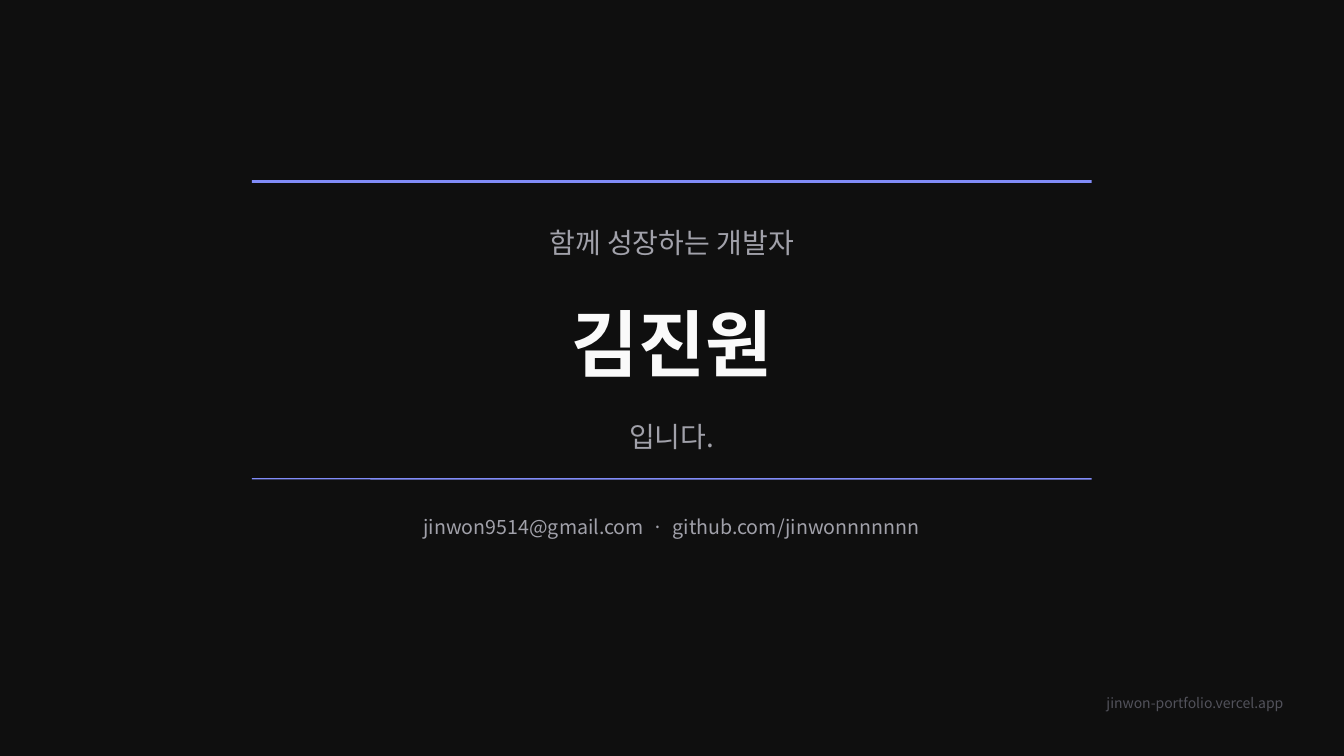
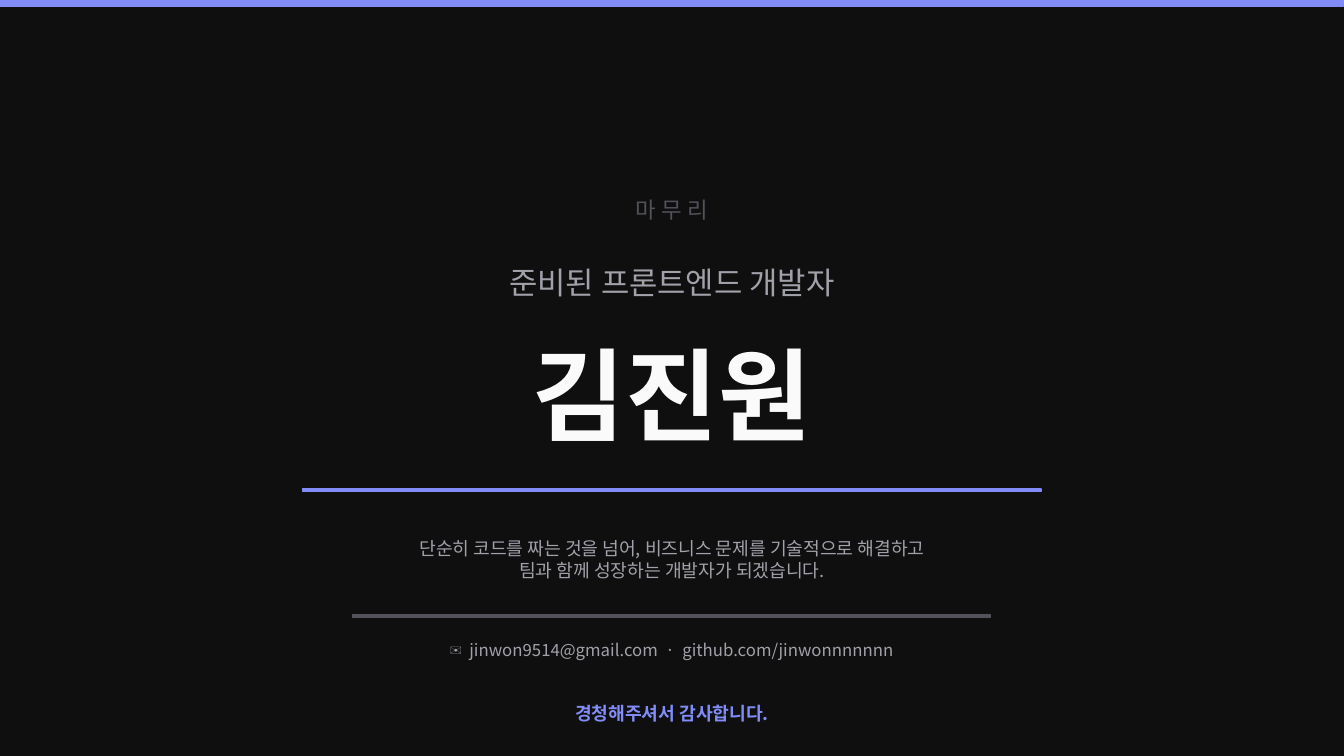
Before and after one commit to jinwonnnnnnn/jinwon-portfolio, a slide deck: slide 12 of apps/web/public/portfolio.pptx. Drawn at 1344x756 pixels with LibreOffice and Linux fonts; fonts in the diff are those of the drawing. Boxes give left, top, right and bottom in pixels: in the first picture for what was removed or moved away, otherwise in the second. Text is boxed around its words. In the diff, an @@ line names an element or a change of style, - is before the commit and + after.

```diff
--- a/apps/web/public/portfolio.pptx
+++ b/apps/web/public/portfolio.pptx
@@ rectangle added at (0,0,1344,6), fill #818CF8, outline #818CF8 1 pt @@
@@ line removed from (252, 181) to (1092, 181) @@
@@ text at (635,200,708,220): text changed; size 20 to 16 pt; text colour #A1A1AA to #52525B @@
-함께 성장하는 개발자
+마무리
@@ text added at (509,268,834,297), 22 pt, text #A1A1AA @@
+준비된 프론트엔드 개발자
@@ text "김진원": place and size @@
-text "김진원" at (571,310,772,377)
+text "김진원" at (533,348,811,441)
@@ text "김진원" at (533,348,811,441): size 52 to 72 pt @@
@@ text removed at (629,424,714,449) @@
-입니다.
@@ line removed from (252, 479) to (1092, 479) @@
@@ rectangle added at (302,489,1042,492), fill #818CF8, outline #818CF8 1 pt @@
@@ text added at (419,540,925,579), 13 pt, text #A1A1AA @@
+단순히 코드를 짜는 것을 넘어, 비즈니스 문제를 기술적으로 해결하고
+팀과 함께 성장하는 개발자가 되겠습니다.
@@ rectangle added at (353,615,991,618), fill #52525B, outline #52525B 1 pt @@
@@ text at (469,642,893,660): text changed; size 14 to 12 pt @@
-jinwon9514@gmail.com · github.com/jinwonnnnnnn
+✉ jinwon9514@gmail.com · github.com/jinwonnnnnnn
@@ text added at (575,704,768,722), 13 pt, text #818CF8, bold @@
+경청해주셔서 감사합니다.
@@ text removed at (1106,697,1283,711) @@
-jinwon-portfolio.vercel.app
```
Also in this commit, not shown: 8 other slides changed, 3 slides added, 3 slides removed, 2 other files.
